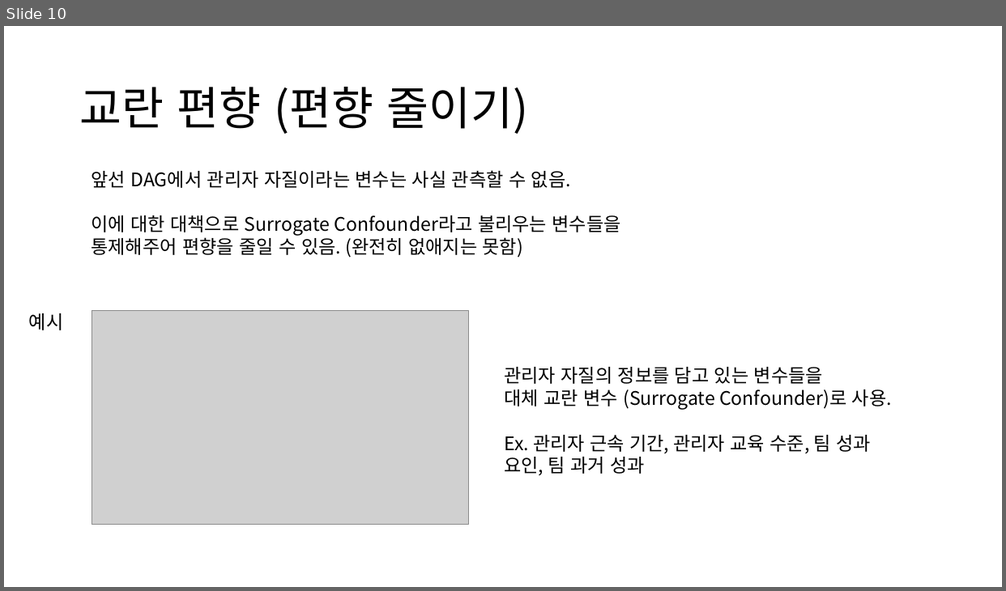
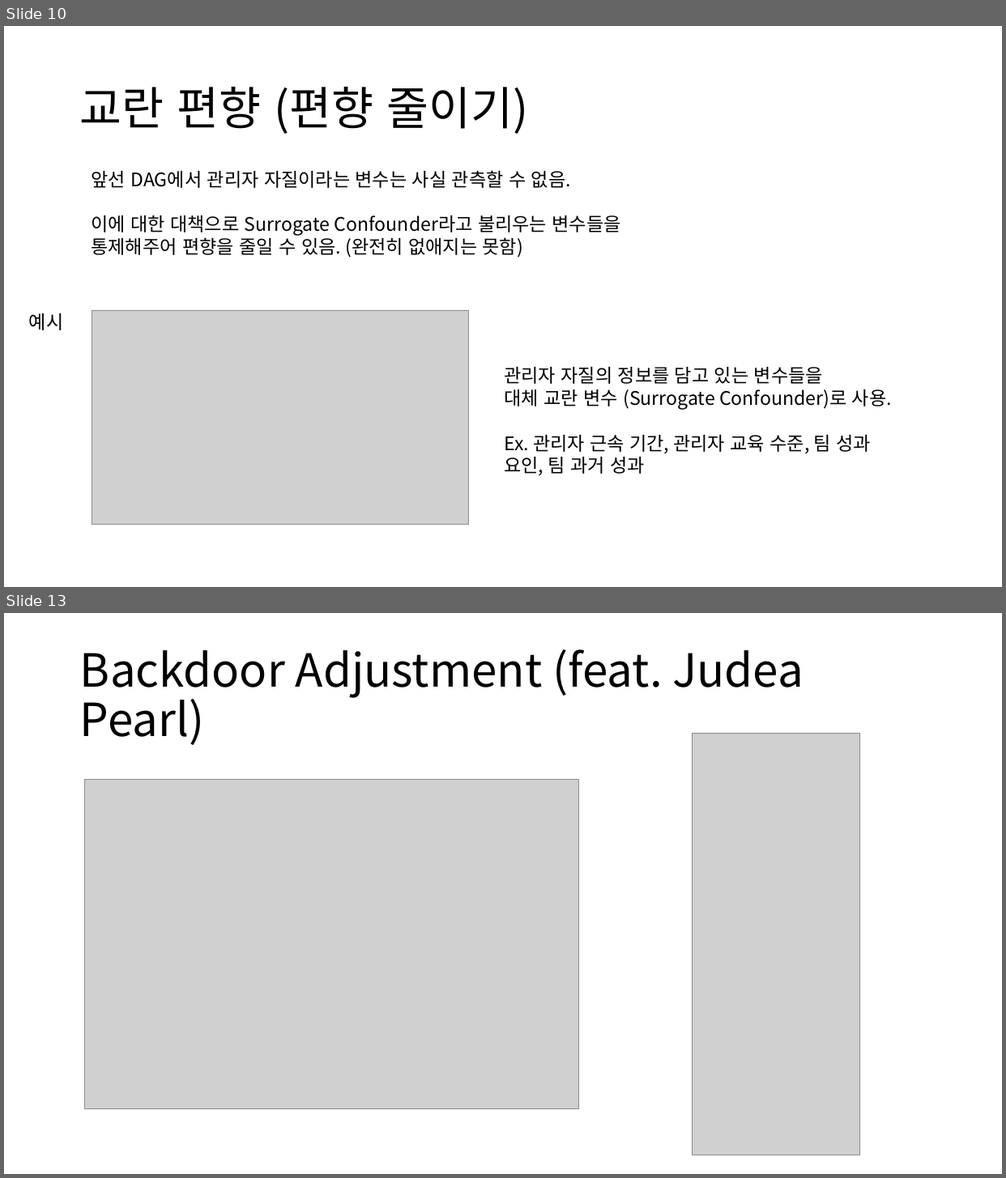
Before and after one commit to Minsoo1036/Causal_Inference_Study, a slide deck: causal_3week.pptx. Shown one above the other, each under a label of ours: slide 10 before the commit, slides 10 and 13 after it; the slides between them are not shown. The pictures are 1006x591 and 1006x1178 pixels, drawn with LibreOffice and Linux fonts; fonts in the diff are those of the drawing; grey boxes stand for pictures. Boxes give left, top, right and bottom in pixels: in the first picture for what was removed or moved away, otherwise in the second. Text is boxed around its words. In the diff, an @@ line names an element or a change of style, - is before the commit and + after.

```diff
--- a/causal_3week.pptx
+++ b/causal_3week.pptx
@@ slide 13 added at (x1=4, y1=613, x2=1002, y2=1174), background #FFFFFF @@
@@ title added at (x1=80, y1=649, x2=803, y2=745), 44 pt, text #000000 @@
+Backdoor Adjustment (feat. Judea Pearl)
@@ picture added at (x1=692, y1=734, x2=860, y2=1156) @@
@@ picture added at (x1=84, y1=780, x2=579, y2=1110) @@
```
Also in this commit, not shown: 3 slides changed.
